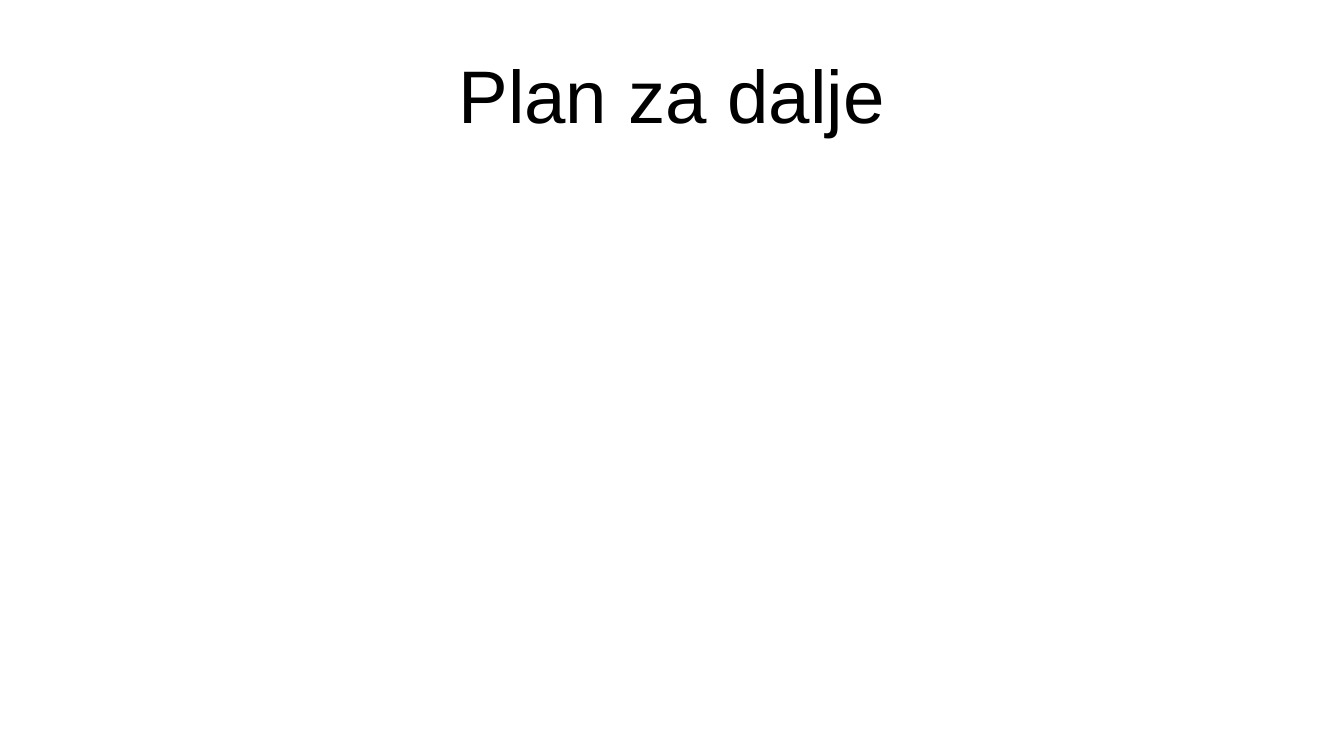
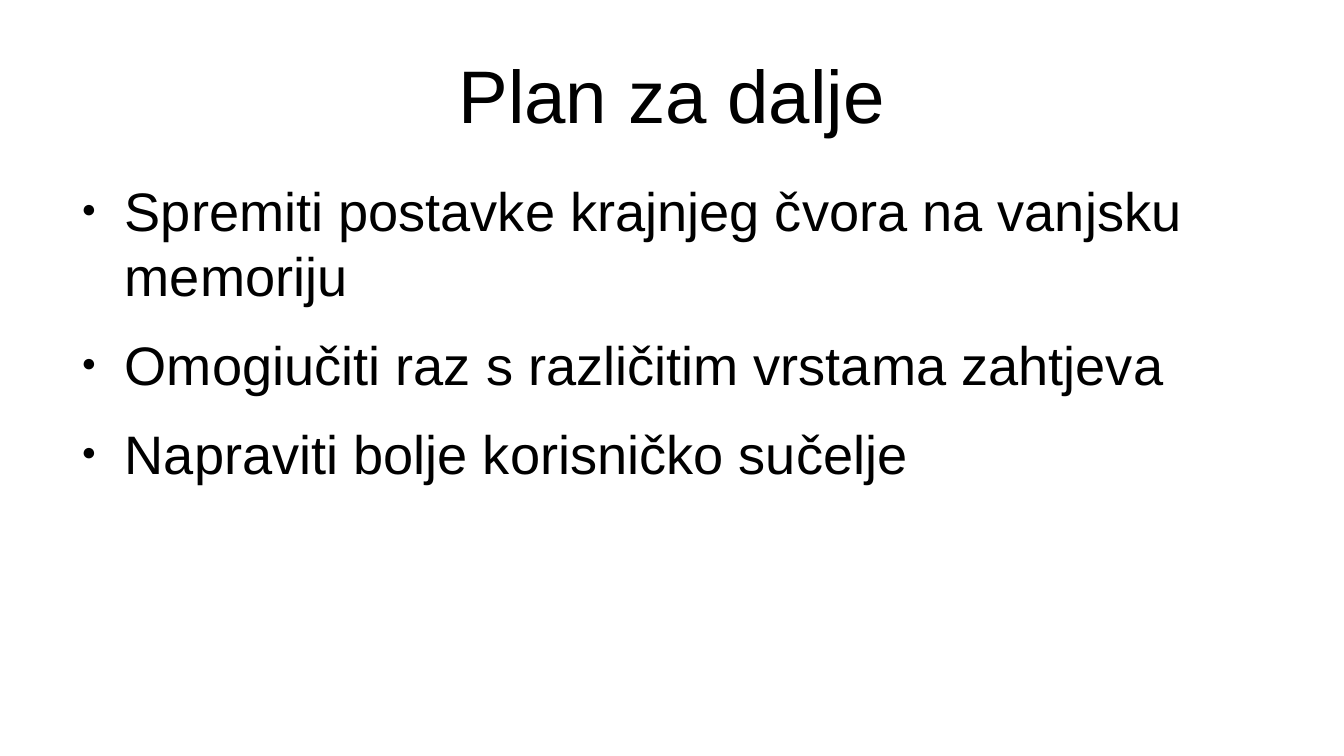
Before and after one commit to vuci359/SUAP, a slide deck: slide 10 of dokumentacija/SUAP_prezentacija.odp. Drawn at 1344x756 pixels with LibreOffice and Linux fonts; fonts in the diff are those of the drawing. Boxes give left, top, right and bottom in pixels: in the first picture for what was removed or moved away, otherwise in the second. Text is boxed around its words. In the diff, an @@ line names an element or a change of style, - is before the commit and + after.

```diff
--- a/dokumentacija/SUAP_prezentacija.odp
+++ b/dokumentacija/SUAP_prezentacija.odp
@@ text added at <box>125,191,1182,483</box>, 32 pt, text #000000 @@
+● Spremiti postavke krajnjeg čvora na vanjsku memoriju
+● Omogiučiti raz s različitim vrstama zahtjeva
+● Napraviti bolje korisničko sučelje
```
Also in this commit, not shown: 3 other slides changed, 7 slides added, 7 slides removed, 4 other files.
